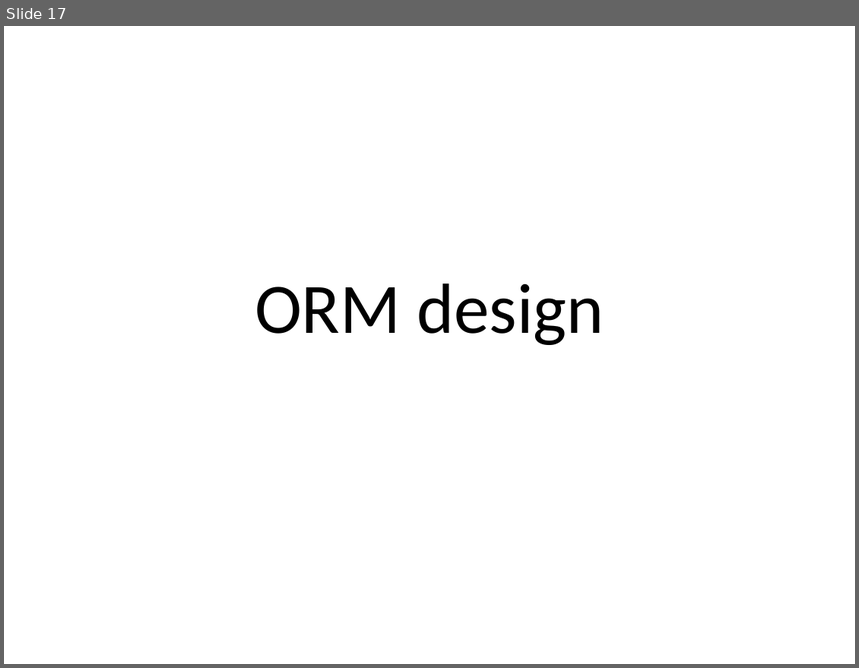
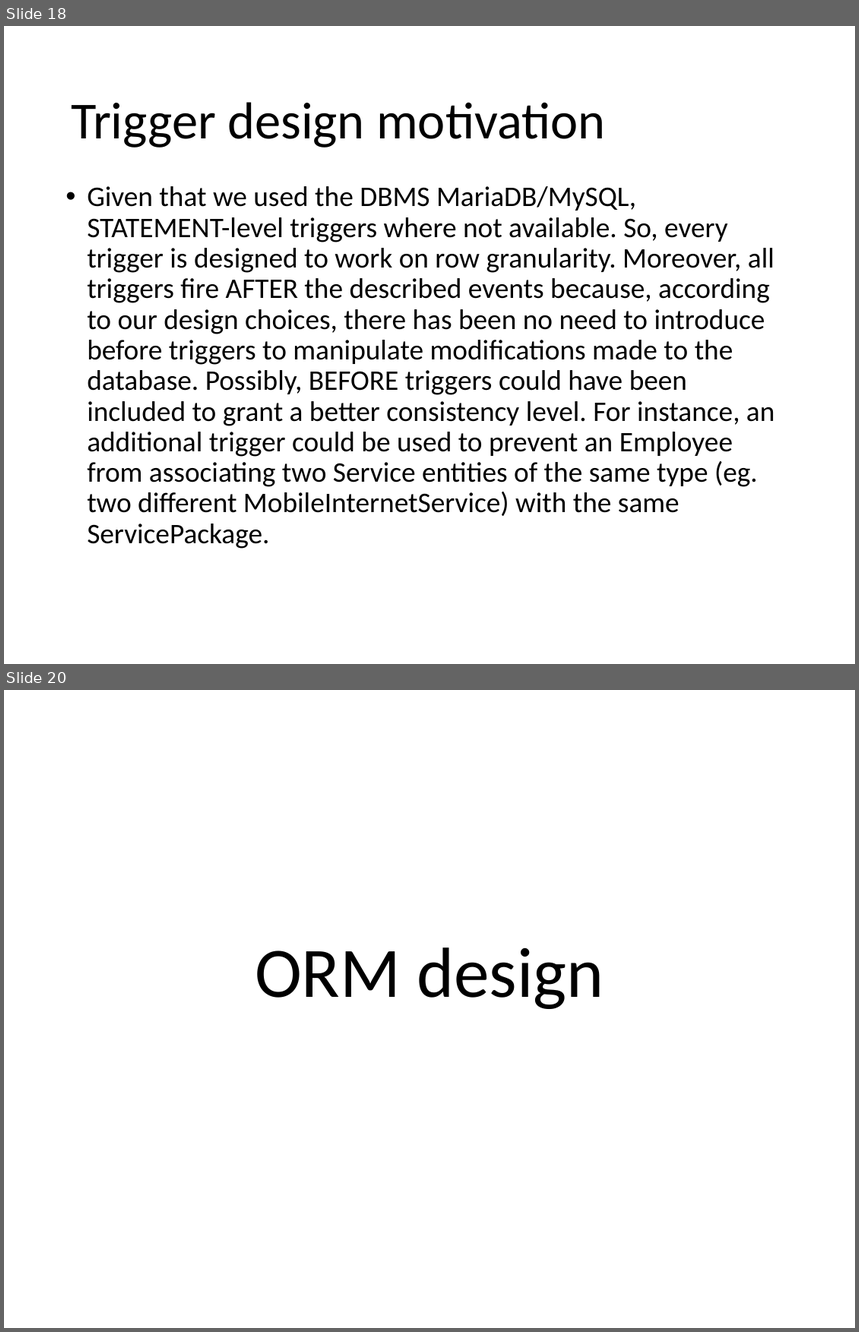
Before and after one commit to ubersandro/telcoServiceProject_DB2, a slide deck: TelcoProjectDocumentation.pptx. Shown one above the other, each under a label of ours: slide 17 before the commit, slides 18 and 20 after it; the slides between them are not shown. The pictures are 859x668 and 859x1332 pixels, drawn with LibreOffice and Linux fonts; fonts in the diff are those of the drawing. Boxes give left, top, right and bottom in pixels: in the first picture for what was removed or moved away, otherwise in the second. Text is boxed around its words. In the diff, an @@ line names an element or a change of style, - is before the commit and + after.

Commit message:
triggers documentation and logical design choices

```diff
--- a/TelcoProjectDocumentation.pptx
+++ b/TelcoProjectDocumentation.pptx
@@ slide 18 added at (4,26,855,664), background #FFFFFF @@
@@ text added at (71,102,605,148), 44 pt, text #000000 @@
+Trigger design motivation
@@ text added at (87,186,775,516), 24 pt, text #000000 @@
+• Given that we used the DBMS MariaDB/MySQL, STATEMENT-level triggers where not available. So, every trigger is designed to work on row granularity. Moreover, all triggers fire AFTER the described events because, according to our design choices, there has been no need to introduce before triggers to manipulate modifications made to the database. Possibly, BEFORE triggers could have been included to grant a better consistency level. For instance, an additional trigger could be used to prevent an Employee from associating two Service entities of the same type (eg. two different MobileInternetService) with the same ServicePackage.
@@ what was slide 17 is now slide 20 @@
```
Also in this commit, not shown: 34 slides changed, 2 other slides added, 2 other files.
